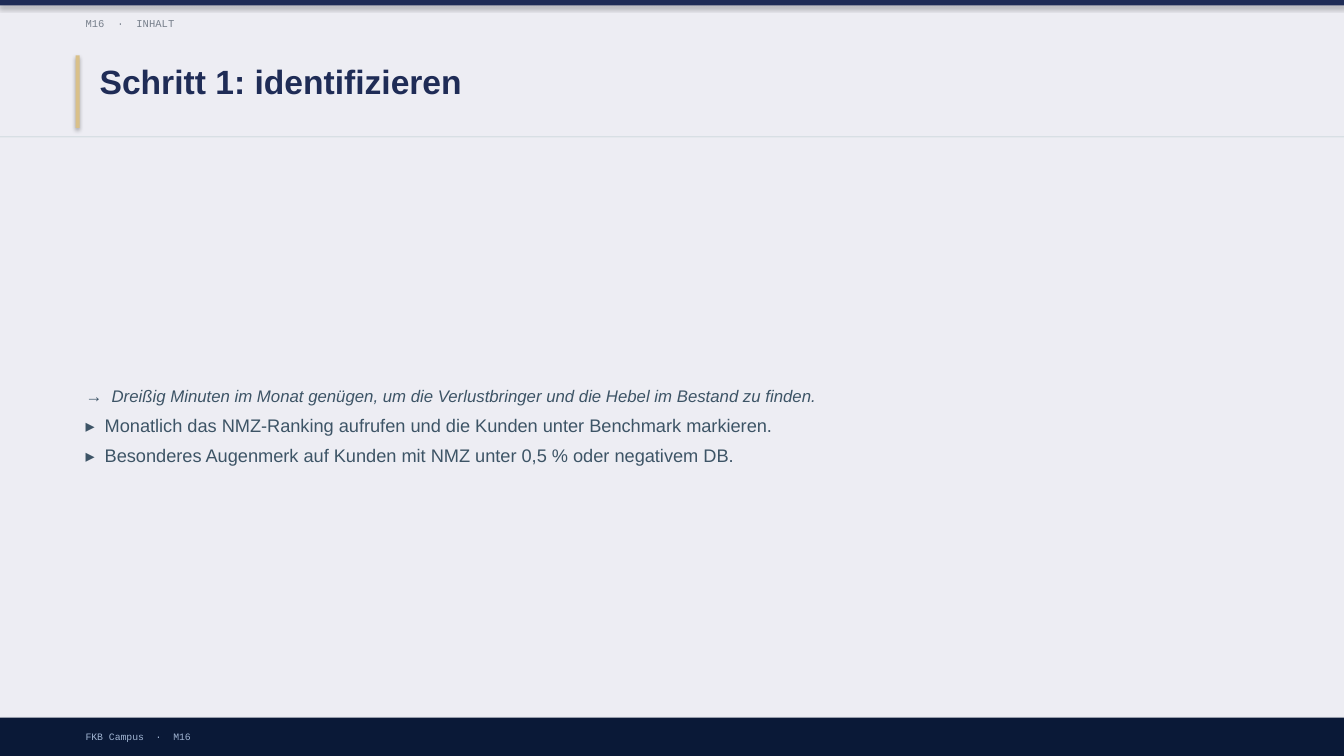
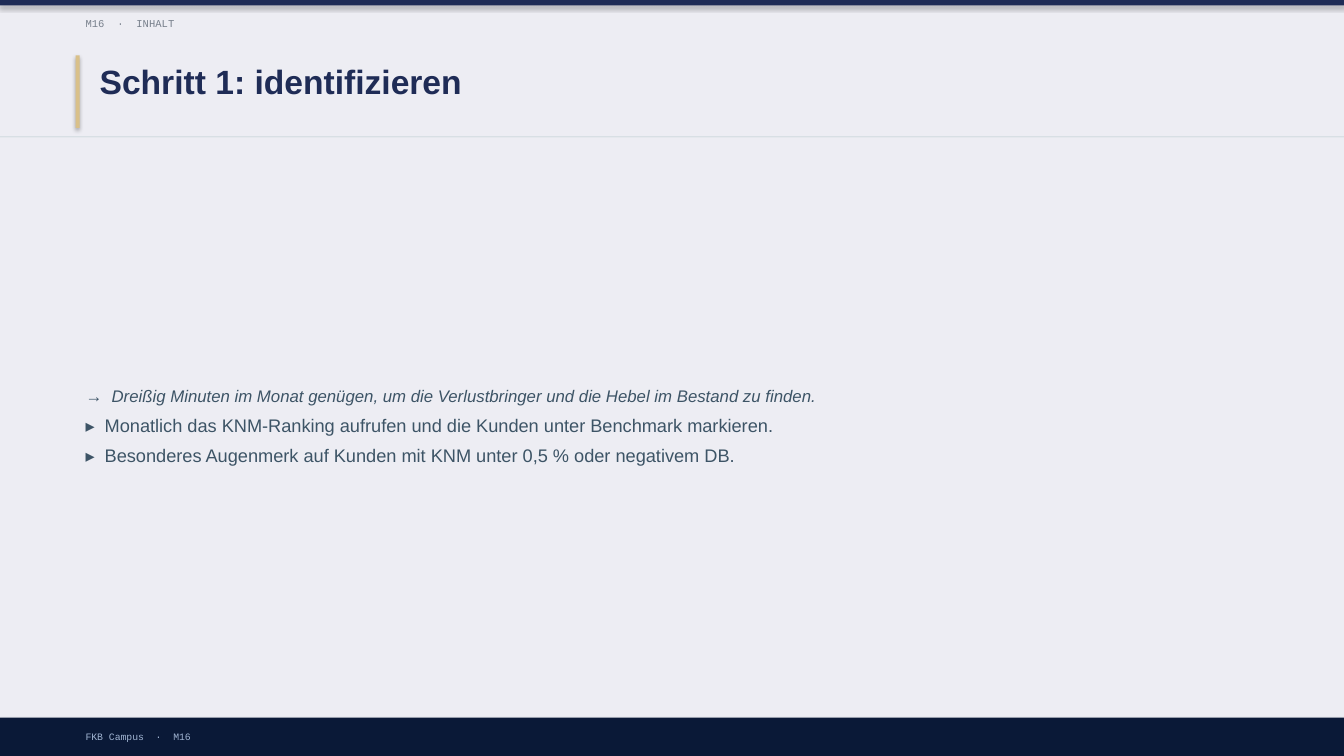
Before and after one commit to ck5rqc47pr-byte/firmenkundenakademie-online, a slide deck: slide 10 of protected-downloads/praesentation/M16.pptx. Drawn at 1344x756 pixels with LibreOffice and Linux fonts; fonts in the diff are those of the drawing. Boxes give left, top, right and bottom in pixels: in the first picture for what was removed or moved away, otherwise in the second. Text is boxed around its words. In the diff, an @@ line names an element or a change of style, - is before the commit and + after.

```diff
--- a/protected-downloads/praesentation/M16.pptx
+++ b/protected-downloads/praesentation/M16.pptx
@@ text at [105,419,773,466]: text changed @@
-▸ Monatlich das NMZ-Ranking aufrufen und die Kunden unter Benchmark markieren.
-▸ Besonderes Augenmerk auf Kunden mit NMZ unter 0,5 % oder negativem DB.
+▸ Monatlich das KNM-Ranking aufrufen und die Kunden unter Benchmark markieren.
+▸ Besonderes Augenmerk auf Kunden mit KNM unter 0,5 % oder negativem DB.
```
Also in this commit, not shown: 15 other slides changed, 7 other files.
